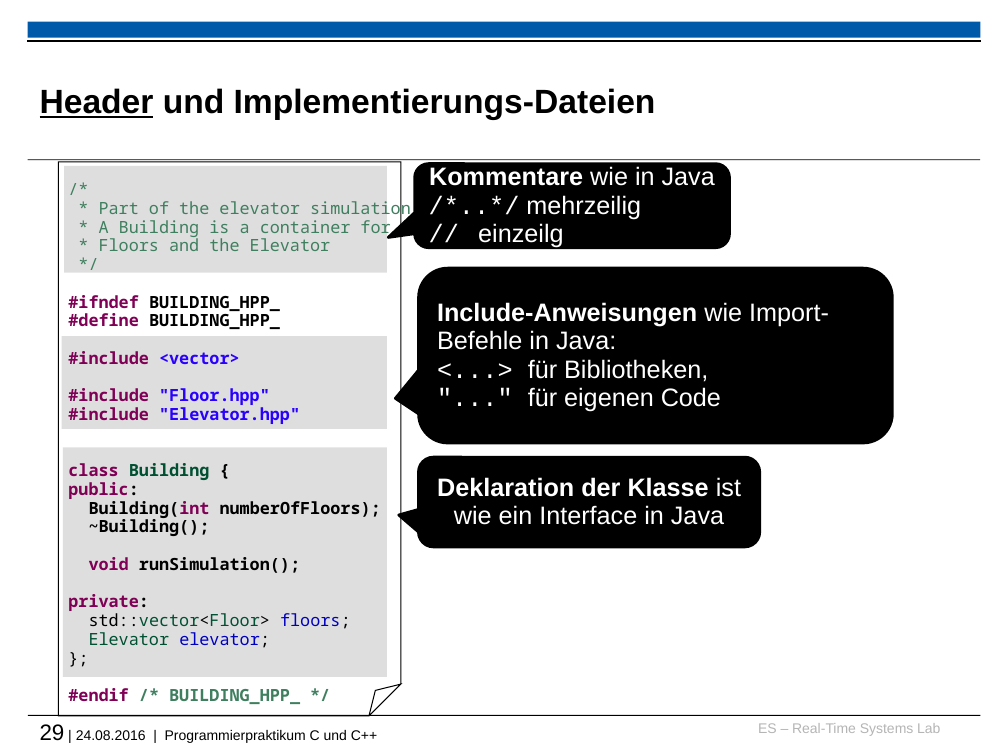
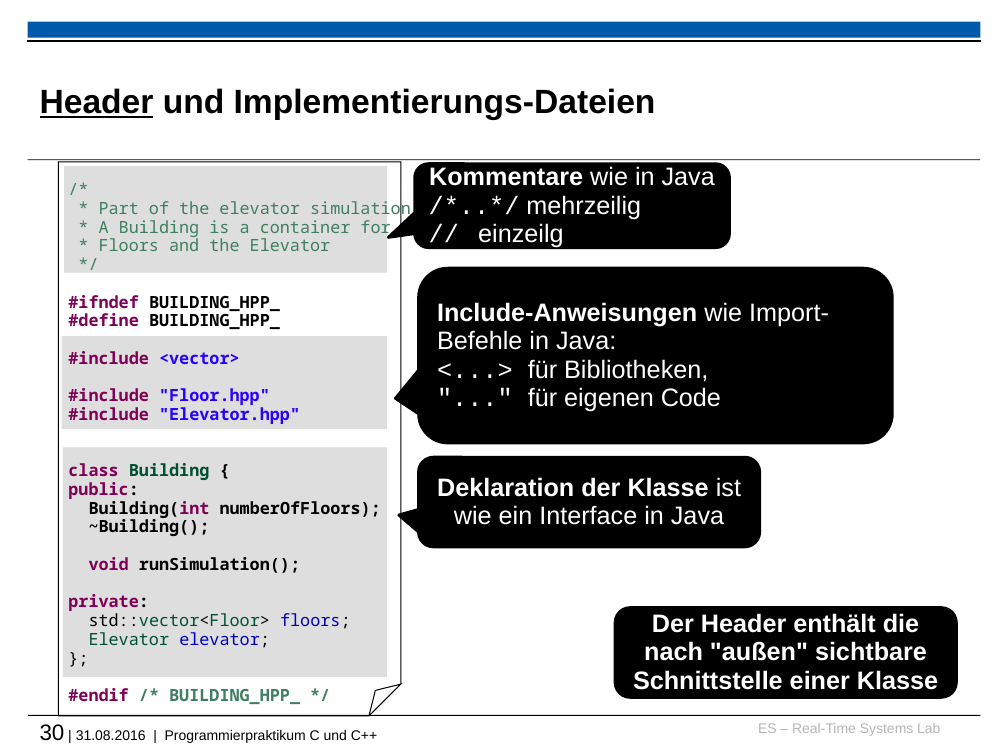
Before and after one commit to h82k/tud-cppp, a slide deck: slide 30 of cppp_lecture.pptx (slide 29 before the commit). Drawn at 1008x756 pixels with LibreOffice and Linux fonts; fonts in the diff are those of the drawing; background and template pictures are left out. Boxes give left, top, right and bottom in pixels: in the first picture for what was removed or moved away, otherwise in the second. Text is boxed around its words. In the diff, an @@ line names an element or a change of style, - is before the commit and + after.

```diff
--- a/cppp_lecture.pptx
+++ b/cppp_lecture.pptx
@@ rounded rectangle added at bbox=[615, 608, 957, 698], fill #000000, outline #000000 2 pt, 18 pt, text #FFFFFF, bold @@
+Der Header enthält die nach "außen" sichtbare Schnittstelle einer Klasse
@@ text at bbox=[40, 724, 377, 743]: text changed @@
-29 | 24.08.2016 | Programmierpraktikum C und C++
+30 | 31.08.2016 | Programmierpraktikum C und C++
```
Also in this commit, not shown: 25 other slides changed, 2 slides added, 1 slide removed, 1 other file.
